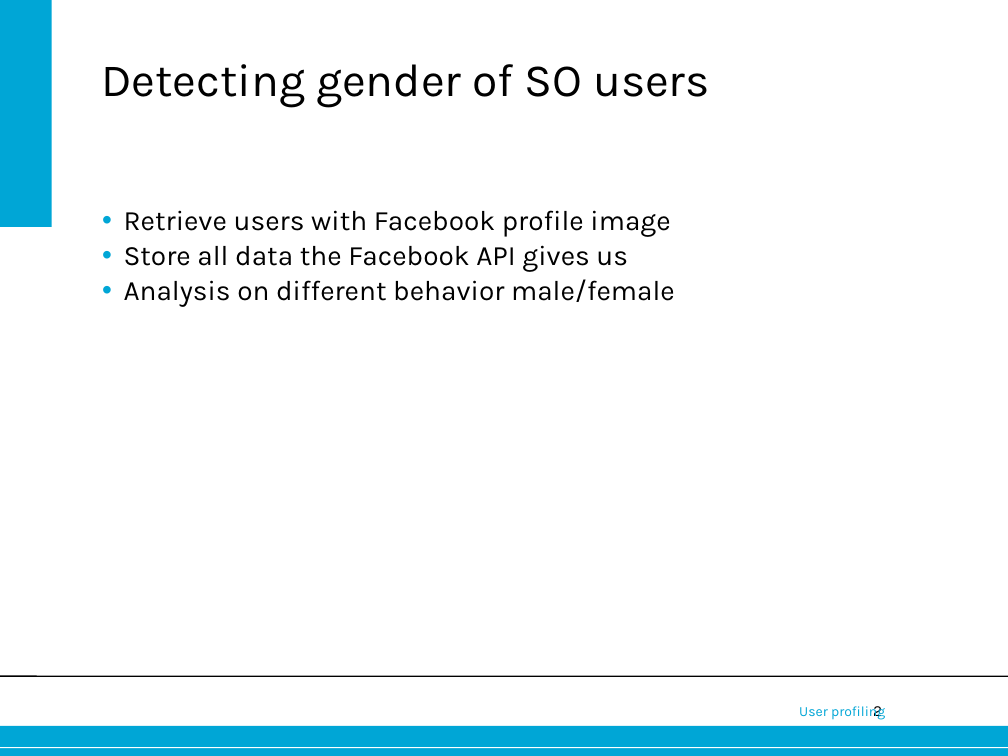
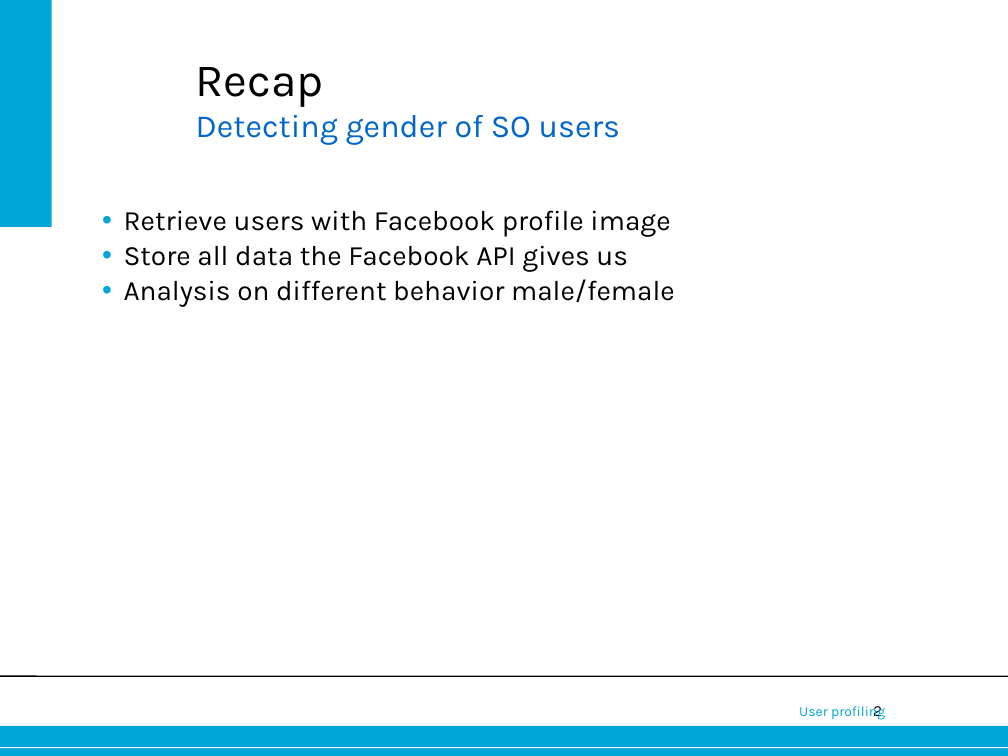
Before and after one commit to joostverdoorn/IN4334, a slide deck: slide 2 of assignment3/msr_pres2.odp. Drawn at 1008x756 pixels with LibreOffice and Linux fonts; fonts in the diff are those of the drawing; background and template pictures are left out. Boxes give left, top, right and bottom in pixels: in the first picture for what was removed or moved away, otherwise in the second. Text is boxed around its words. In the diff, an @@ line names an element or a change of style, - is before the commit and + after.

```diff
--- a/assignment3/msr_pres2.odp
+++ b/assignment3/msr_pres2.odp
@@ title at (196,67,620,145): text changed; size 33 to 23 pt; text colour #000000 to #0066CC @@
-Detecting gender of SO users
+Recap
+Detecting gender of SO users
```
Also in this commit, not shown: 6 other slides changed, 2 slides added.
